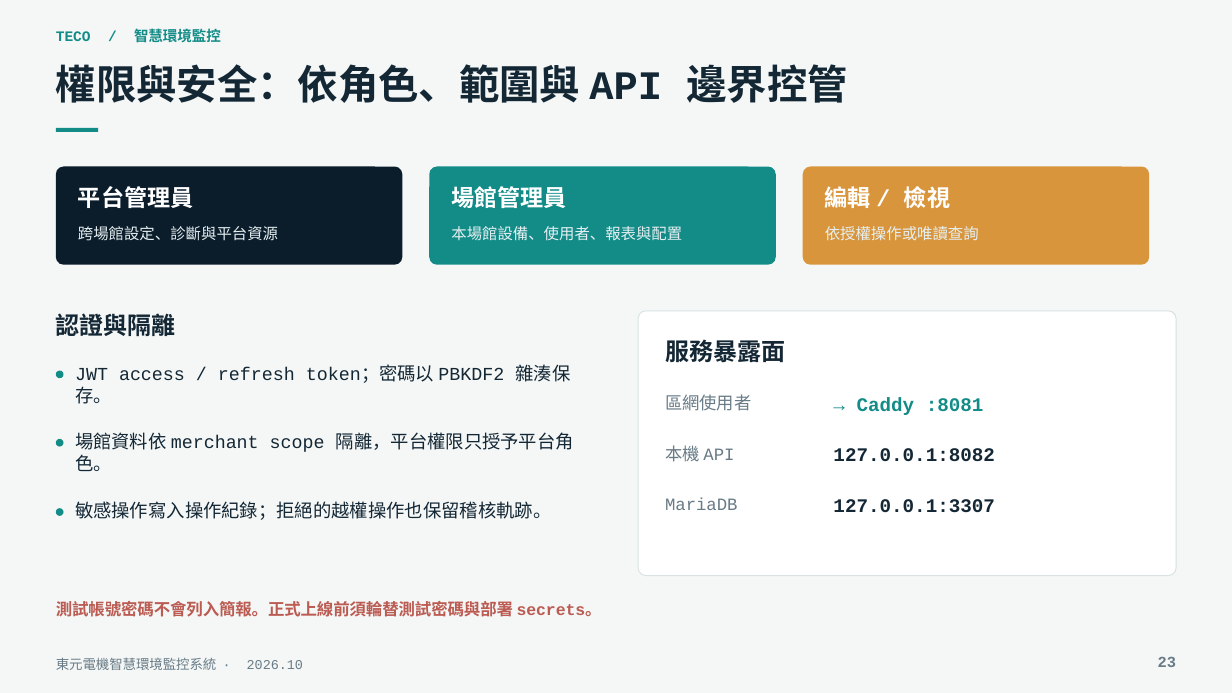
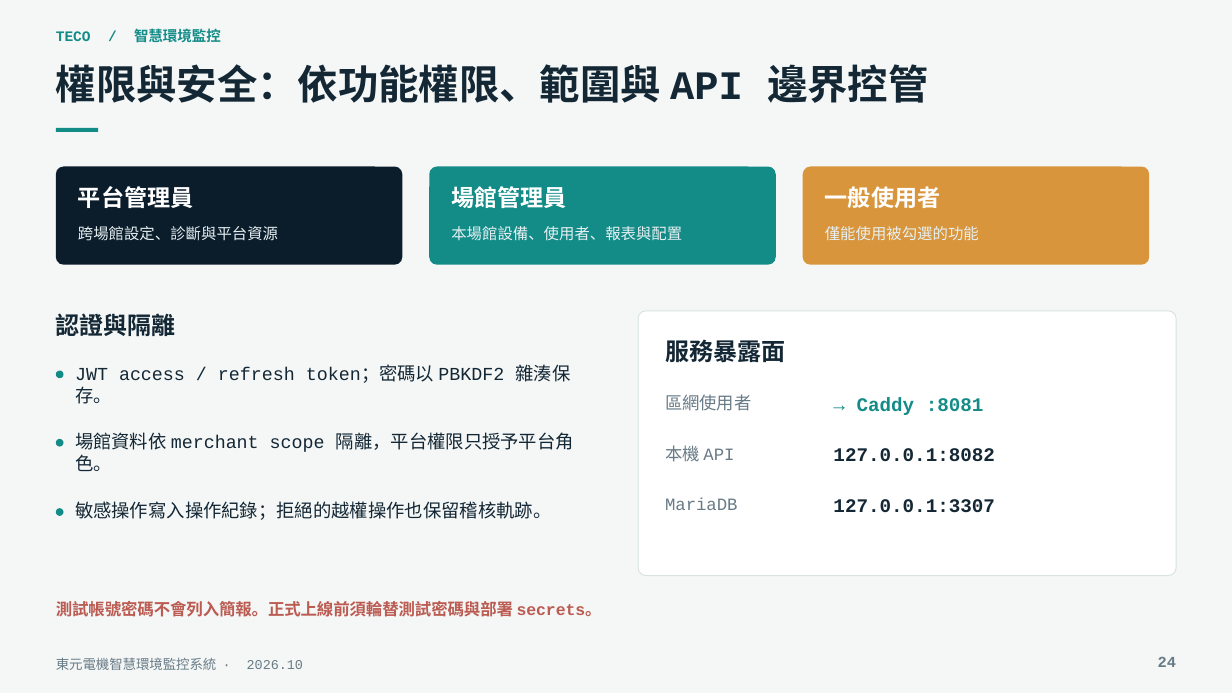
Before and after one commit to jj20375/teco-machinery, a slide deck: slide 24 of docs/TECO_智慧環境監控系統介紹與技術說明.pptx (slide 23 before the commit). Drawn at 1232x693 pixels with LibreOffice and Linux fonts; fonts in the diff are those of the drawing. Boxes give left, top, right and bottom in pixels: in the first picture for what was removed or moved away, otherwise in the second. Text is boxed around its words. In the diff, an @@ line names an element or a change of style, - is before the commit and + after.

```diff
--- a/docs/TECO_智慧環境監控系統介紹與技術說明.pptx
+++ b/docs/TECO_智慧環境監控系統介紹與技術說明.pptx
@@ text at bbox=[56, 64, 928, 103]: text changed @@
-權限與安全：依角色、範圍與 API 邊界控管
+權限與安全：依功能權限、範圍與 API 邊界控管
@@ text at bbox=[825, 186, 940, 208]: text changed @@
-編輯 / 檢視
+一般使用者
@@ text at bbox=[825, 226, 979, 241]: text changed @@
-依授權操作或唯讀查詢
+僅能使用被勾選的功能
@@ text at bbox=[1158, 657, 1176, 667]: text changed @@
-23
+24
```
Also in this commit, not shown: 25 other slides changed, 1 slide added.
